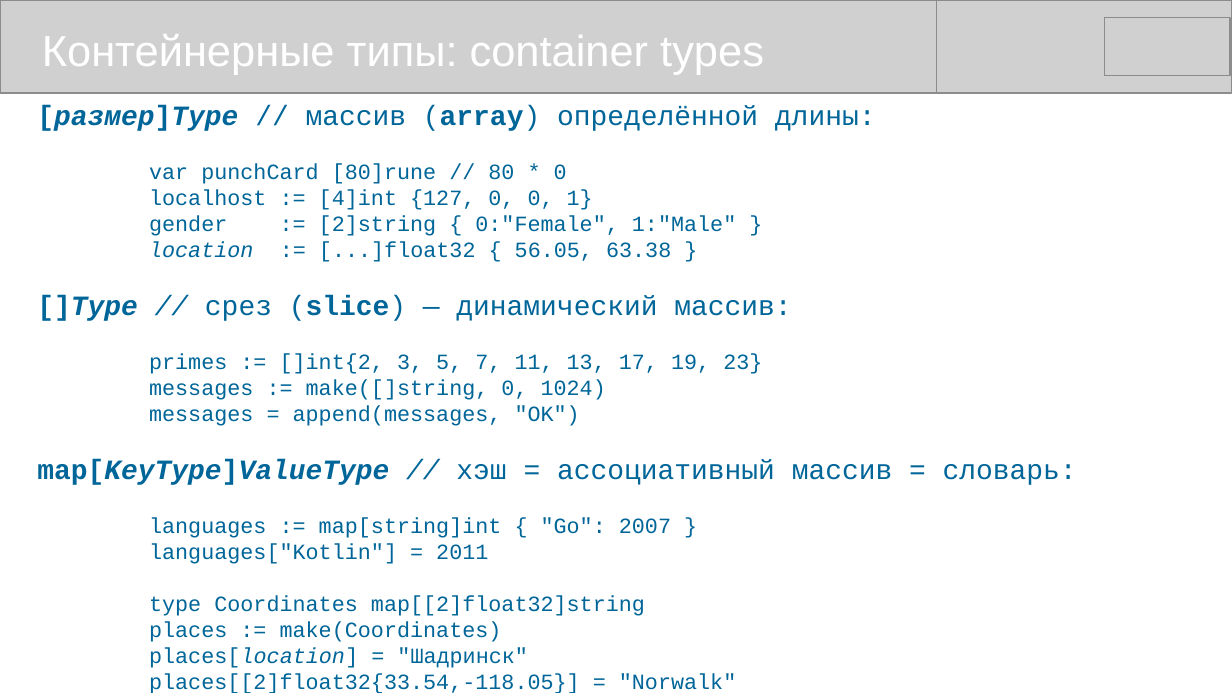
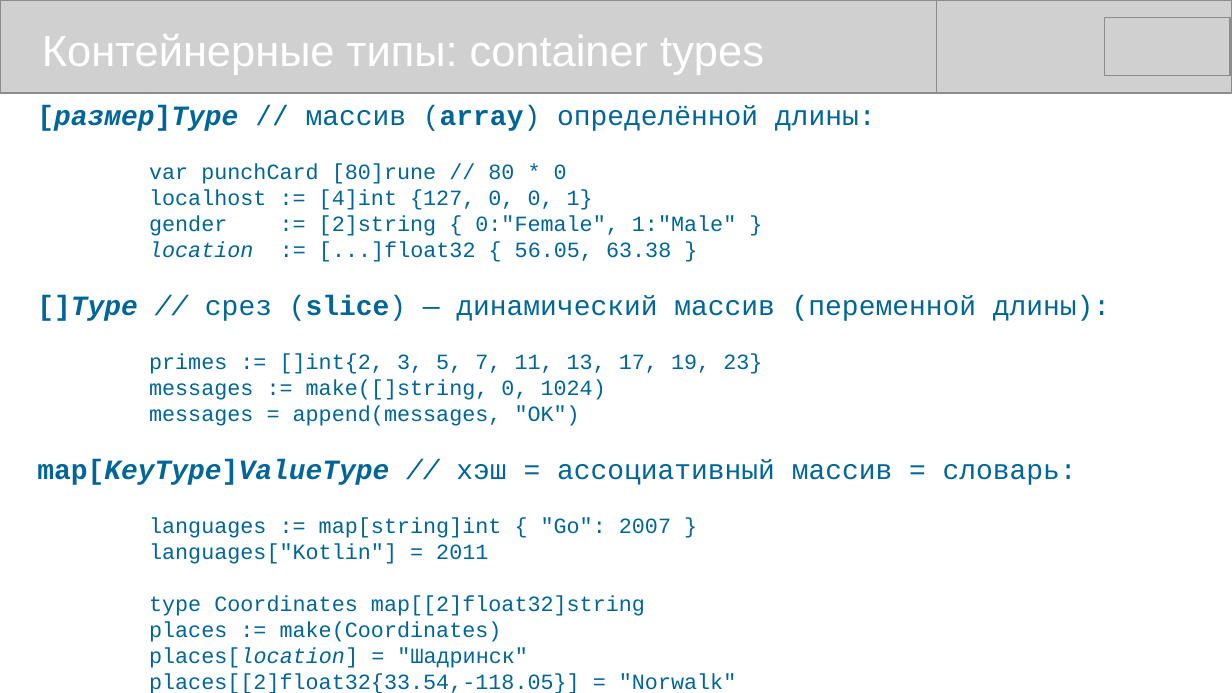
Before and after one commit to mike-shock/Go_language, a slide deck: slide 19 of Go_Preview.odp. Drawn at 1232x693 pixels with LibreOffice and Linux fonts; fonts in the diff are those of the drawing; grey boxes stand for pictures. Boxes give left, top, right and bottom in pixels: in the first picture for what was removed or moved away, otherwise in the second. Text is boxed around its words. In the diff, an @@ line names an element or a change of style, - is before the commit and + after.

```diff
--- a/Go_Preview.odp
+++ b/Go_Preview.odp
@@ text at <box>37,296,1110,321</box>: text changed @@
-[]Type // срез (slice) — динамический массив:
+[]Type // срез (slice) — динамический массив (переменной длины):
```
Also in this commit, not shown: 4 other slides changed, 1 other file.
